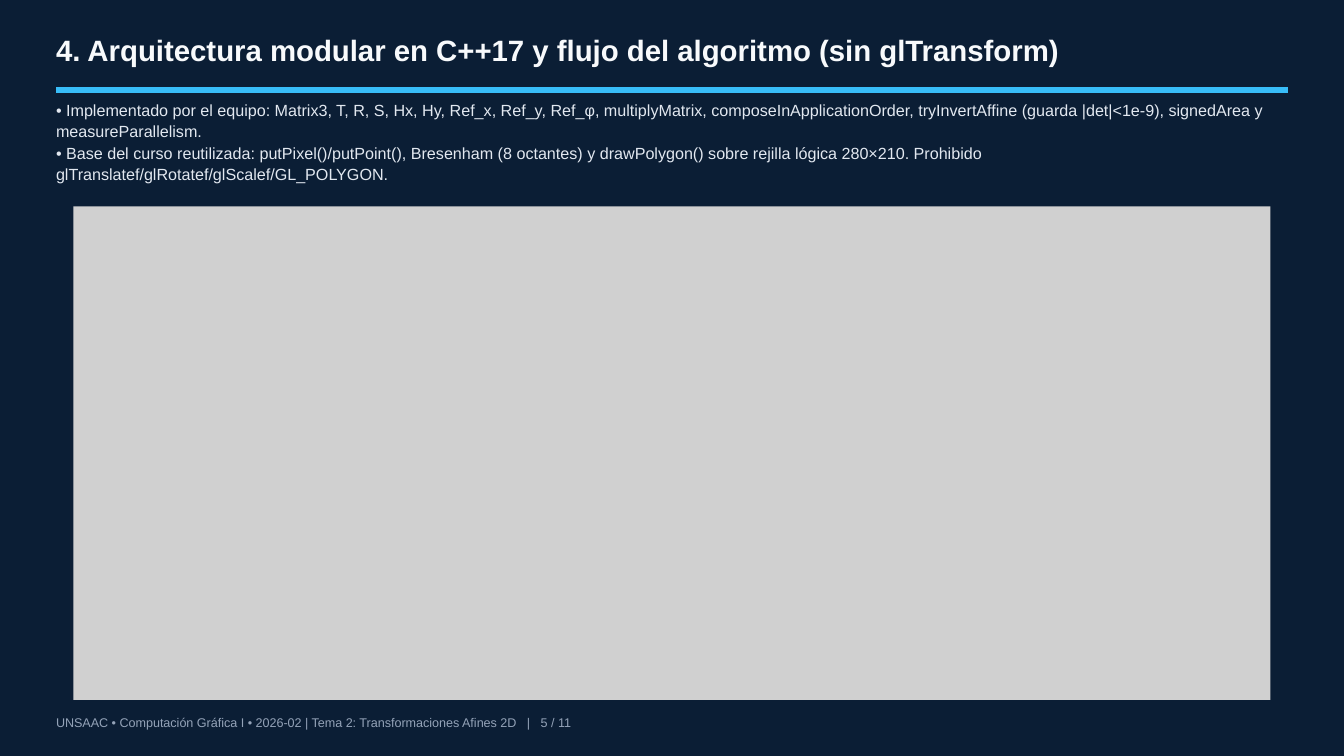
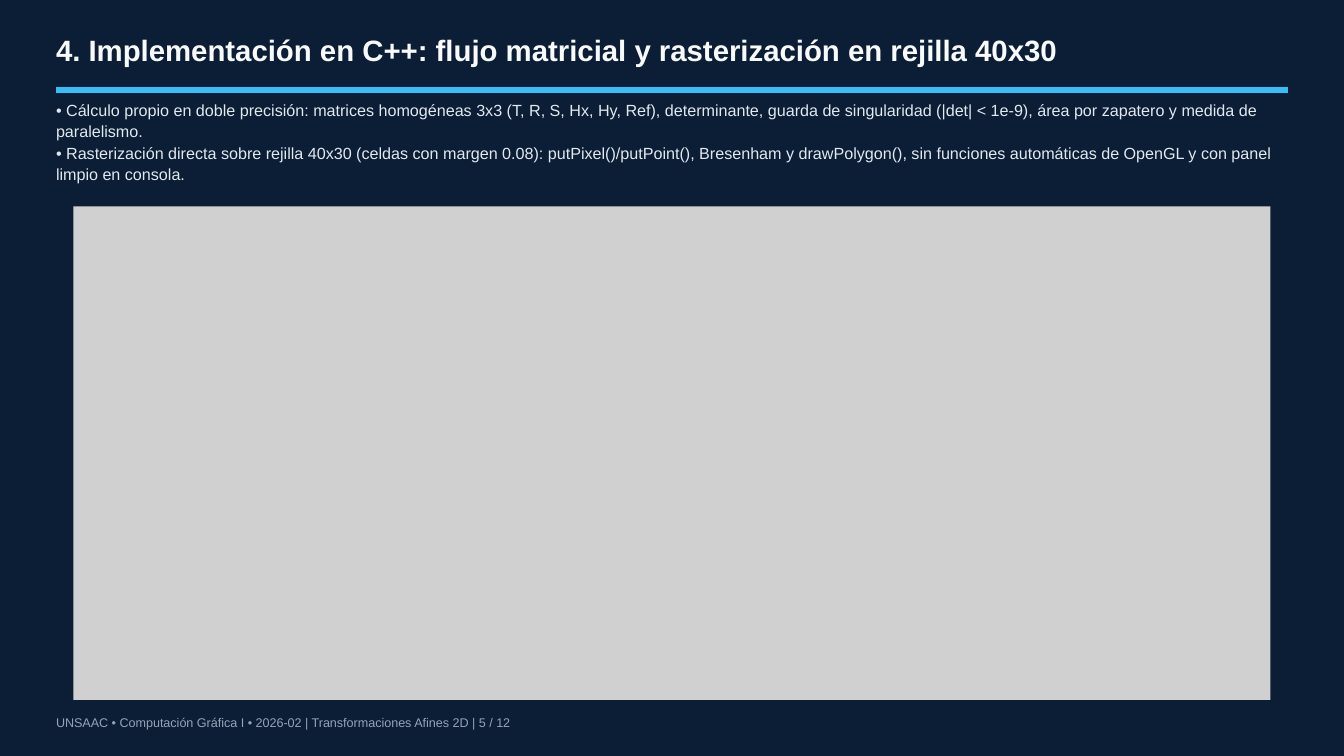
Before and after one commit to LucianFBC/cg1-tema2-transformaciones-afines-2d, a slide deck: slide 5 of presentacion/Presentacion_Tema2.pptx. Drawn at 1344x756 pixels with LibreOffice and Linux fonts; fonts in the diff are those of the drawing; grey boxes stand for pictures. Boxes give left, top, right and bottom in pixels: in the first picture for what was removed or moved away, otherwise in the second. Text is boxed around its words. In the diff, an @@ line names an element or a change of style, - is before the commit and + after.

```diff
--- a/presentacion/Presentacion_Tema2.pptx
+++ b/presentacion/Presentacion_Tema2.pptx
@@ text at <box>56,39,1057,67</box>: text changed @@
-4. Arquitectura modular en C++17 y flujo del algoritmo (sin glTransform)
+4. Implementación en C++: flujo matricial y rasterización en rejilla 40x30
@@ text at <box>56,104,1270,184</box>: text changed @@
-• Implementado por el equipo: Matrix3, T, R, S, Hx, Hy, Ref_x, Ref_y, Ref_φ, multiplyMatrix, composeInApplicationOrder, tryInvertAffine (guarda |det|<1e-9), signedArea y measureParallelism.
-• Base del curso reutilizada: putPixel()/putPoint(), Bresenham (8 octantes) y drawPolygon() sobre rejilla lógica 280×210. Prohibido glTranslatef/glRotatef/glScalef/GL_POLYGON.
+• Cálculo propio en doble precisión: matrices homogéneas 3x3 (T, R, S, Hx, Hy, Ref), determinante, guarda de singularidad (|det| < 1e-9), área por zapatero y medida de paralelismo.
+• Rasterización directa sobre rejilla 40x30 (celdas con margen 0.08): putPixel()/putPoint(), Bresenham y drawPolygon(), sin funciones automáticas de OpenGL y con panel limpio en consola.
@@ text at <box>56,718,510,730</box>: text changed @@
-UNSAAC • Computación Gráfica I • 2026-02 | Tema 2: Transformaciones Afines 2D | 5 / 11
+UNSAAC • Computación Gráfica I • 2026-02 | Transformaciones Afines 2D | 5 / 12
```
Also in this commit, not shown: 9 other slides changed, 1 slide added, 14 other files.
